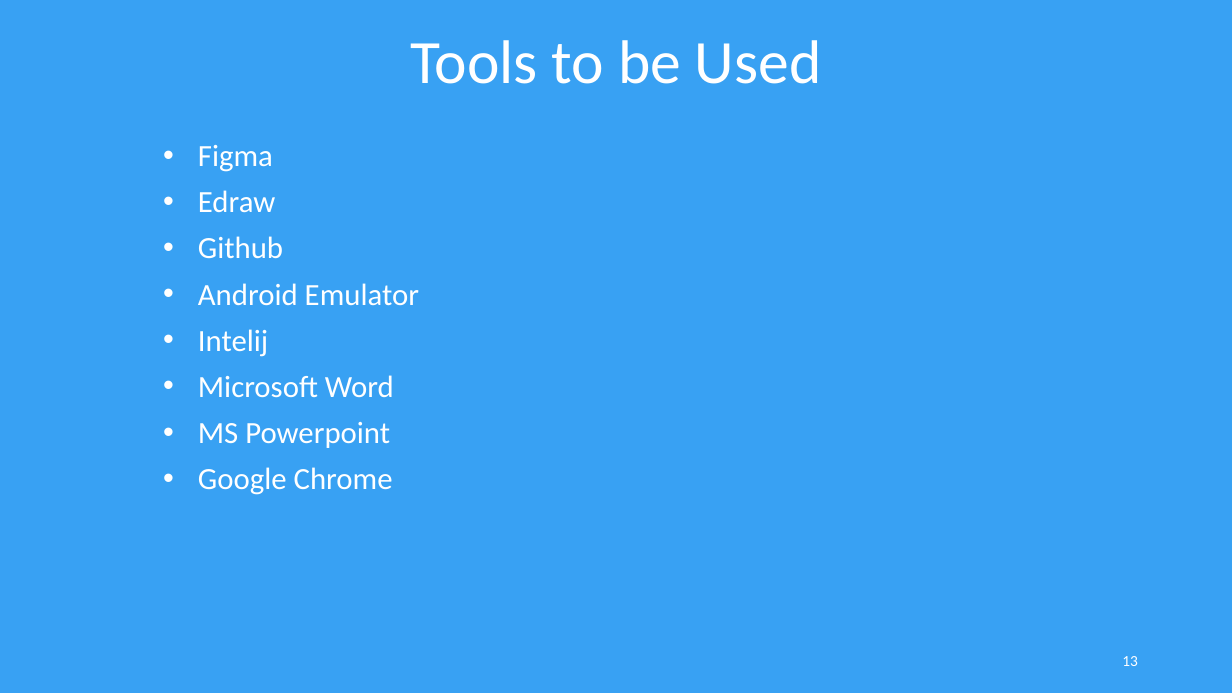
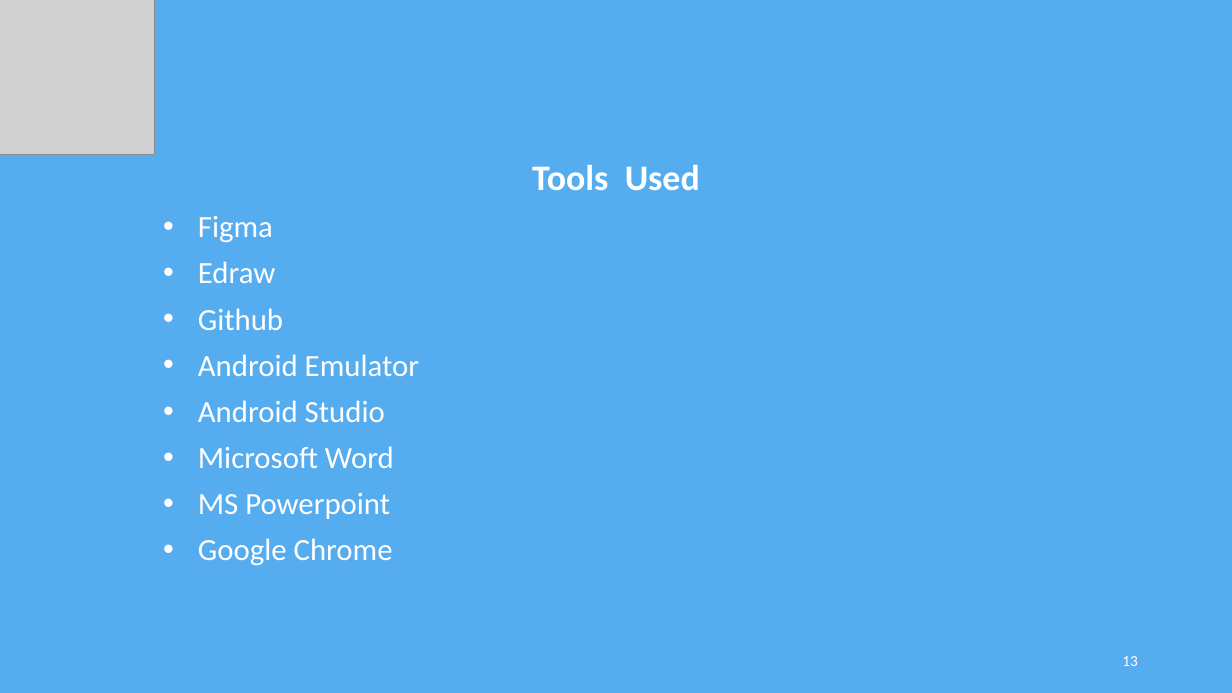
Before and after one commit to poshan0126/SentiMeter_Proposal_Documents, a slide deck: slide 13 of Project-Presentation.pptx. Drawn at 1232x693 pixels with LibreOffice and Linux fonts; fonts in the diff are those of the drawing; grey boxes stand for pictures. Boxes give left, top, right and bottom in pixels: in the first picture for what was removed or moved away, otherwise in the second. Text is boxed around its words. In the diff, an @@ line names an element or a change of style, - is before the commit and + after.

```diff
--- a/Project-Presentation.pptx
+++ b/Project-Presentation.pptx
@@ background #38A1F3 to #55ACEF @@
@@ picture added at <box>0,0,155,155</box> @@
@@ title removed at <box>410,40,822,84</box> @@
-Tools to be Used
@@ subtitle "Tools Used": place and size @@
-subtitle "Tools Used" at <box>198,145,419,495</box>
+subtitle "Tools Used" at <box>198,165,700,566</box>
@@ subtitle at <box>532,165,700,191</box>: paragraph added @@
+Tools Used
@@ subtitle at <box>198,400,385,422</box>: text changed @@
-• Intelij
+• Android Studio
```
Also in this commit, not shown: 15 other slides changed, 4 slides added, 2 slides removed, 2 other files.
